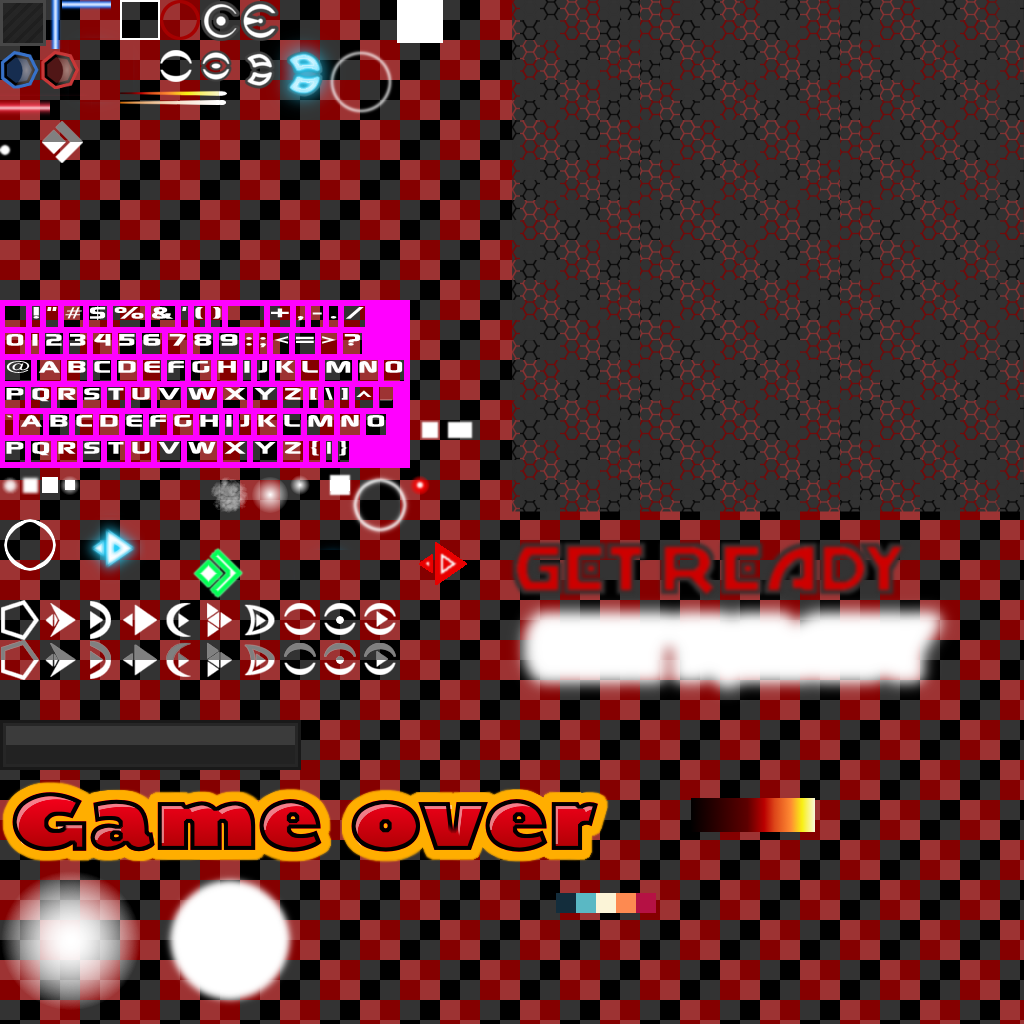
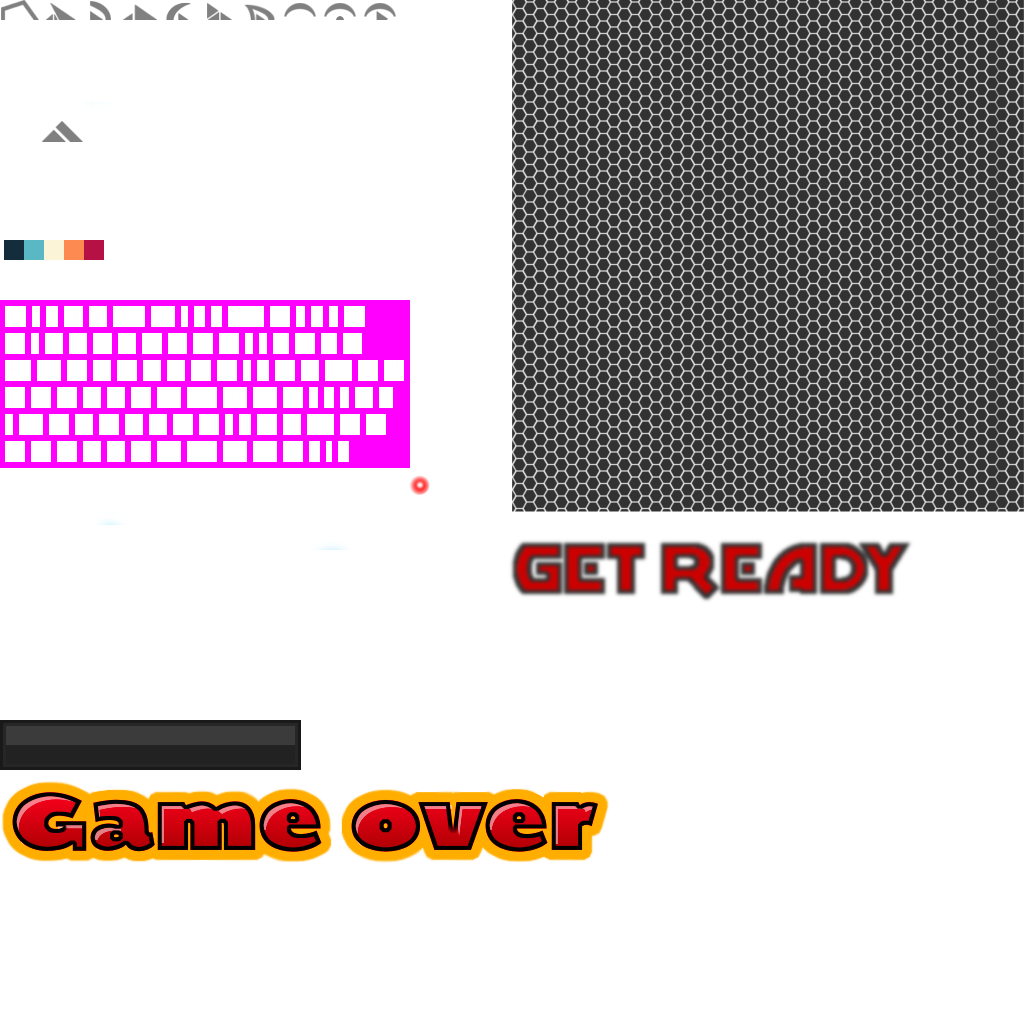
Layer changes from the first 1024 × 1024 image to the second:
painted on "Ebene #4" over (1, 0, 396, 660)
painted on "Ebene #3" over (1, 0, 396, 680)
painted on "Ebene #19" over (0, 0, 815, 913)
hid "Ebene #42" over (0, 0, 1024, 1024)
